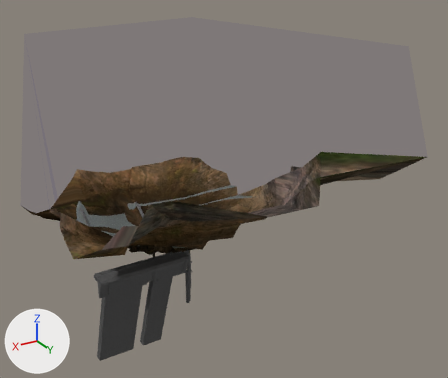
A saved change to the Blender file data/levels/alpine/models/alpine.blend.
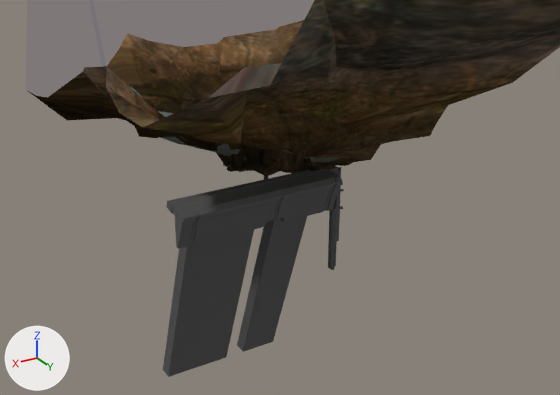
Each version is shown whole from a camera (50 mm lens) standing at (42934.0, 90686.0, 57481.0) and looking at (-7686.0, 6320.0, 15298.0), then close up from a camera (50 mm lens) standing at (38688.0, 60244.0, 30174.0) and looking at (5451.0, 4849.0, 2476.0). The axes (+X, +Y, +Z) are drawn at lower left. The lights are the same throughout.

Objects in the first close-up: 'bsp'.
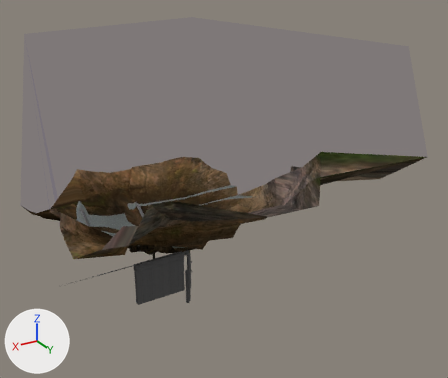
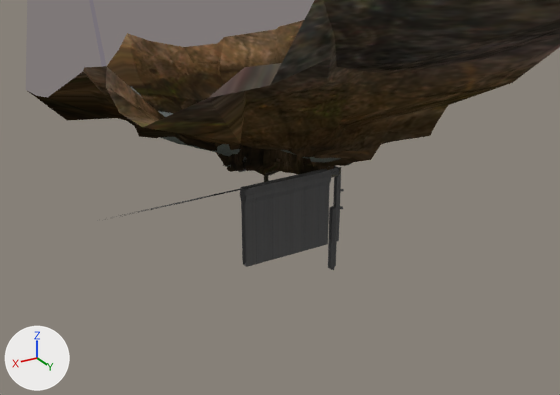
What the commit changed:
me_bsp_mesh is used by ob_bsp; parent ob_frame; location (0.0, 0.0, 0.0).
me_bsp_mesh had 6008 vertices, 8616 faces and spanned x -32705.0..22315.0, y -21576.0..35993.0, z -20341.0..41404.0.
me_bsp_mesh now has 5679 vertices, 8013 faces and spans x -32705.0..22315.0, y -21576.0..35993.0, z -7938.0..41404.0.
me_bsp_mesh part 1: 5 vertices moved from x -527.0..6527.0, y -3974.0..2807.0, z 2473.0..3162.0 to x 6289.0..7144.0, y -3973.0..2807.0, z 2470.0..3162.0; 407 vertices removed from x -1209.0..15220.0, y -6608.0..5198.0, z -20341.0..3162.0; 92 vertices added at x -1209.0..22073.0, y -3678.0..3285.0, z -4728.0..3162.0.

Boxes (x1, y1, x2, y2) around the edits, measured in the close-ups (560 x 395 px):
'bsp', reshaped: before (26, 0, 560, 377); after (26, 0, 560, 270)
part 1 of me_bsp_mesh, cut back: before (163, 167, 343, 377); after (97, 167, 331, 267)
